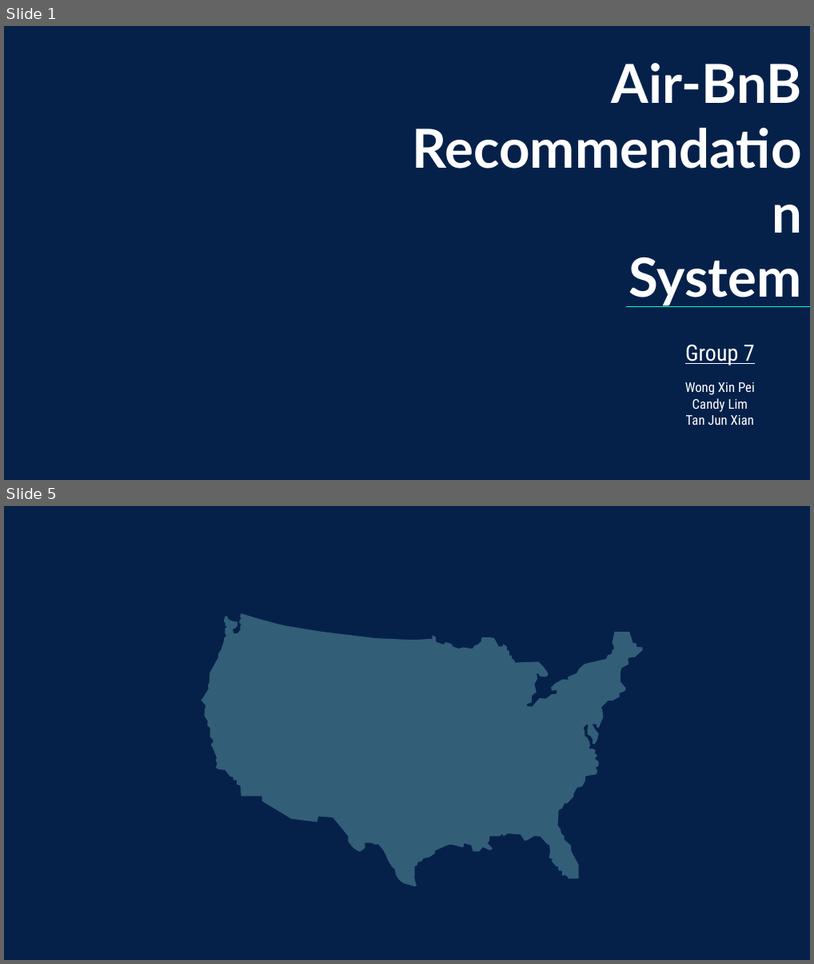
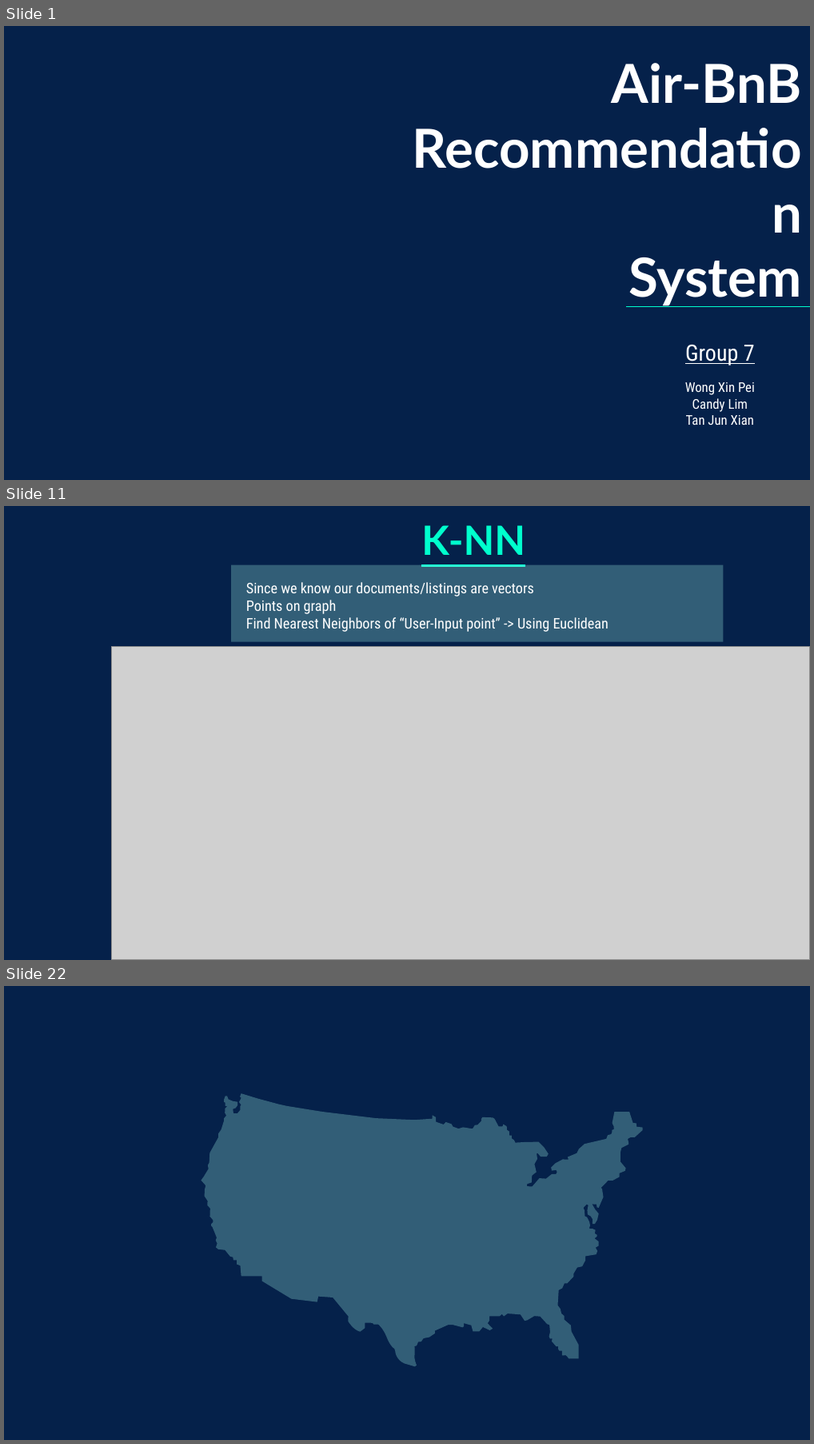
Before and after one commit to boohooo/AirBnB, a slide deck: PPT/AirBB Recommender.pptx. Shown one above the other, each under a label of ours: slides 1 and 5 before the commit, slides 1, 11 and 22 after it; the slides between them are not shown. The pictures are 814x964 and 814x1444 pixels, drawn with LibreOffice and Linux fonts; fonts in the diff are those of the drawing; grey boxes stand for pictures; background and template pictures are left out. Boxes give left, top, right and bottom in pixels: in the first picture for what was removed or moved away, otherwise in the second. Text is boxed around its words. In the diff, an @@ line names an element or a change of style, - is before the commit and + after.

```diff
--- a/PPT/AirBB Recommender.pptx
+++ b/PPT/AirBB Recommender.pptx
@@ slide 11 added at bbox=[4, 506, 810, 960], background picture (left out) @@
@@ title added at bbox=[422, 525, 526, 555], 36 pt, text #00FFCD, bold, underline @@
+K-NN
@@ snip rect added at bbox=[231, 565, 723, 642], fill #AAFFEE at 28% opacity @@
@@ subtitle added at bbox=[246, 582, 609, 632], 13 pt, text #FFFFFF @@
+Since we know our documents/listings are vectors
+Points on graph
+Find Nearest Neighbors of “User-Input point” -> Using Euclidean
@@ picture added at bbox=[112, 646, 810, 959] @@
@@ what was slide 5 is now slide 22 @@
```
Also in this commit, not shown: 2 slides changed, 19 other slides added, 1 slide removed.
